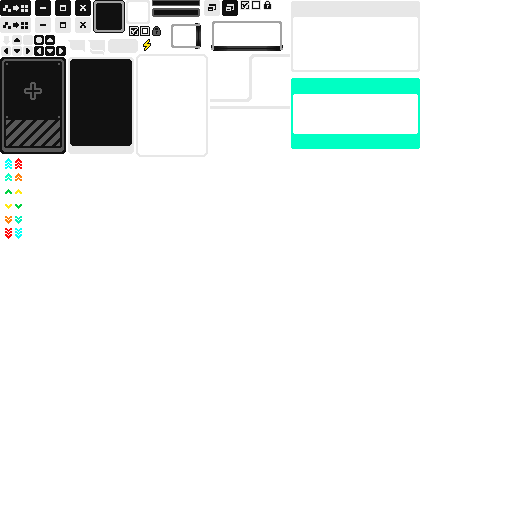
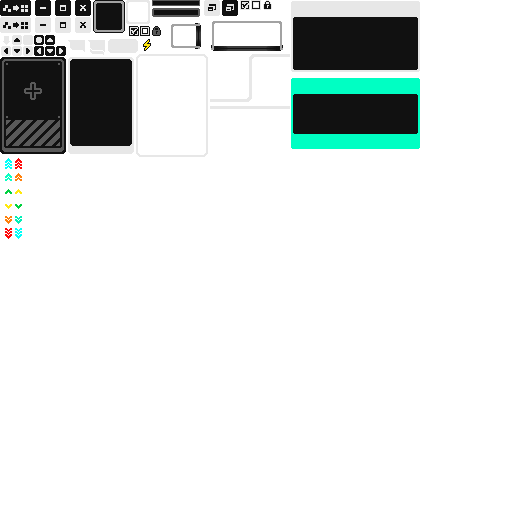
Comparing the layer stacks of the two (512, 512) images. Changes:
painted on "图层 24" over [left=293, top=17, right=418, bottom=70]
painted on "图层 23" over [left=293, top=94, right=418, bottom=134]
